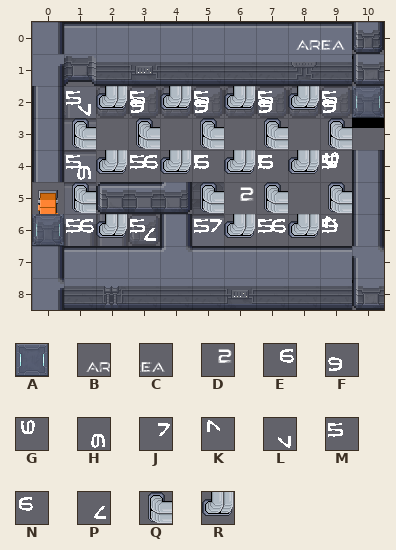
Two versions of a level (Tiled map, cocos/Code/assets/resources/map/map_1-1-H-2.tmx). That is the earlier state.
Cells are 32x32 px. Shown: x 0..10, y 0..8.
Key: from "proba_scifi": A 144, B 150, C 151, D 154; from "scifi_tileset_02": E 158, F 158 turned 180, G 158 turned 270, H 158 turned 90, J 159, K 159 turned 270, L 159 turned 90, M 167, N 168, P 169 turned 180, Q 178 turned 180, R 178 turned 90.
_ is an empty cell.
Layers that did not change in this view are not listed.
Layer "Tile Layer 6" before, first column x 0:
0 ___________
1 ___________
2 _LRFRFRFRF_
3 _Q_Q_Q_Q_Q_
4 _HRERNRNRG_
5 _Q___Q_Q_Q_
6 _ERP_JRERK_
7 ___________
8 ___________
Layer "Tile Layer 5" before, first column x 0:
0 ___________
1 ___________
2 _M_M_M_M_M_
3 ___________
4 _M_M_M_M_M_
5 ___________
6 _M_M_M_M_M_
7 ___________
8 ___________
The result:
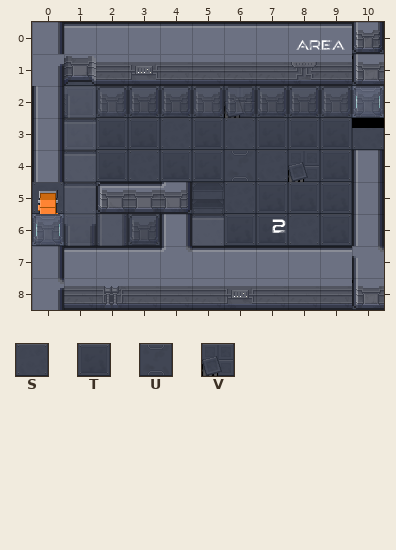
Further tiles: from "proba_scifi": S 112, T 113, U 116, V 118.
What changed:
Changed rows in their new state; . is an unchanged cell.
Layer "f":
first column x 0:
0 ..........T
1 .S.........
2 .TSTTSVTTS.
3 .TTTSTSTTTS
4 .STSTTUSVT.
5 SSU..SSTTT.
6 .TST.STTST.
Layer "p":
first column x 6:
5 _.
6 .D
Layer "Tile Layer 6" (removed):
first column x 1:
2 _________
3 _._._._._
4 _________
5 _..._._._
6 ___._____
Layer "Tile Layer 5" (removed):
first column x 1:
2 _._._._._
4 _._._._._
6 _._._._._
Pixel boxes of the changes (left, top, right, bottom) in both pictures:
added: (352, 50, 384, 54)
changed: (32, 82, 384, 246)
